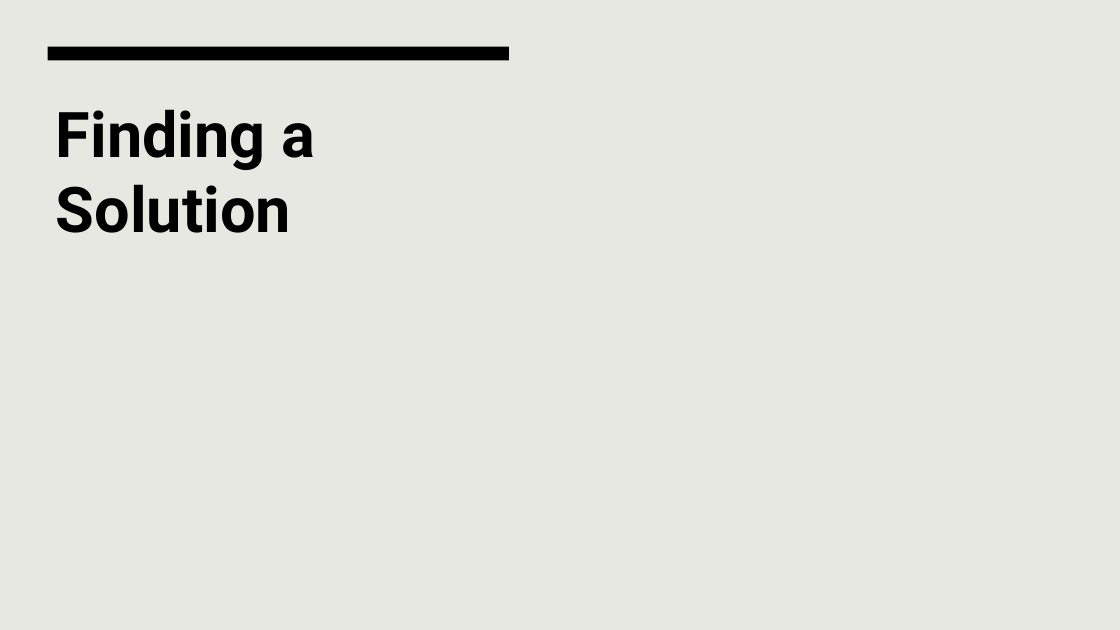
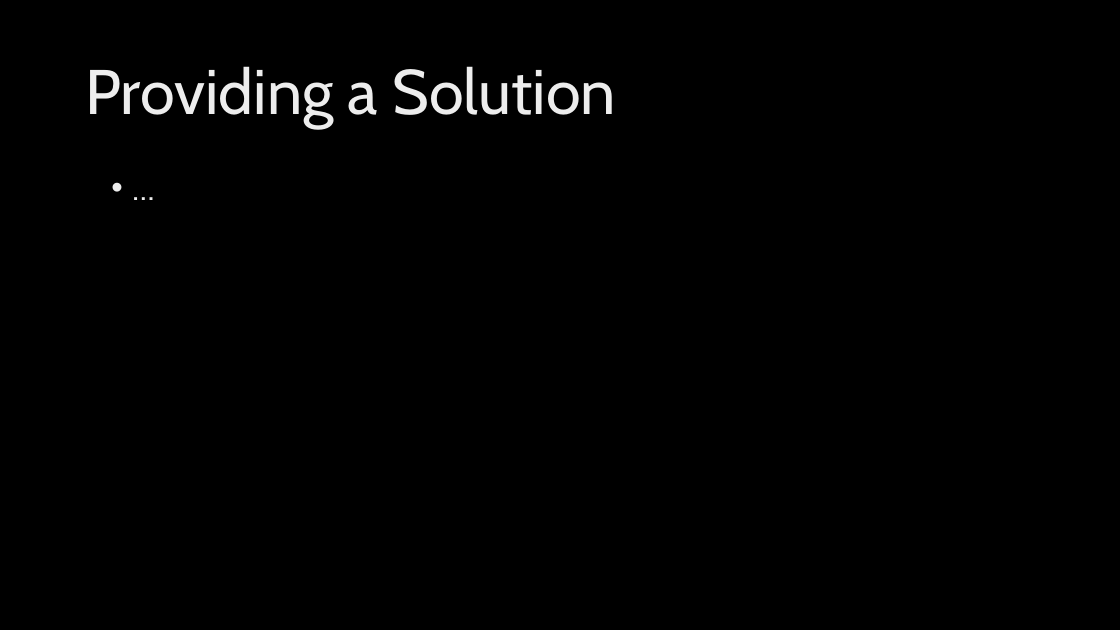
Before and after one commit to Muhlex/whai, a slide deck: slide 3 of presentation/makeathon_knowron_whai_dengl.pptx. Drawn at 1120x630 pixels with LibreOffice and Linux fonts; fonts in the diff are those of the drawing; background and template pictures are left out. Boxes give left, top, right and bottom in pixels: in the first picture for what was removed or moved away, otherwise in the second. Text is boxed around its words. In the diff, an @@ line names an element or a change of style, - is before the commit and + after.

Commit message:
updated presentation

```diff
--- a/presentation/makeathon_knowron_whai_dengl.pptx
+++ b/presentation/makeathon_knowron_whai_dengl.pptx
@@ background #E8E8E2 to picture (left out) @@
@@ rectangle removed at (48,47,509,60) @@
@@ title "Providing a Solution" at (85,66,616,129): vertical alignment top to middle @@
@@ title at (85,66,616,129): text changed; font Roboto to Cabin; text colour #000000 to gradient #BFBFBF to #EDEDED to #FFFFFF; bold off @@
-Finding a Solution
+Providing a Solution
@@ text added at (103,168,1043,568), 28 pt, text gradient #BFBFBF to #EDEDED to #FFFFFF @@
+• …
```
Also in this commit, not shown: 1 other slide changed, 3 slides added, 3 slides removed.
